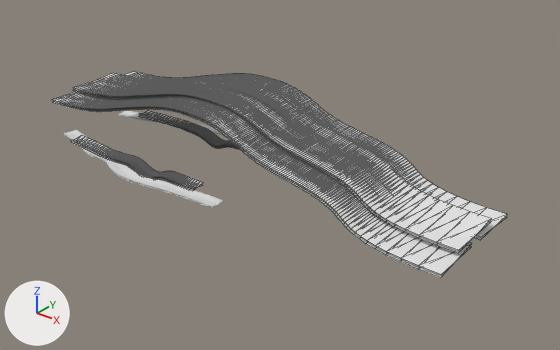
Two versions of the glTF model su7/models/gltf/wind_line.glb, one commit apart.
One viewpoint serves both versions: a 50 mm camera at (5.42, -6.25, 4.07) aimed at (0.37, 0.06, 0.16). Lighting does not change. The marker at lower left points along +X, +Y and +Z. Mesh edges are drawn as thin lines on the coarser meshes. Where no turn or scale is listed for an object, it has been applied to the vertices.

Before the edit, the objects in view are built like this:
```python
me_nurbs_路径_004 = bpy.data.meshes.new('NURBS 路径.004')
me_nurbs_路径_004.from_pydata(...)  # 768 vertices, 764 faces; spans x -9.4..10.2, y -0.6..0.6, z 0.5..3.3
me_nurbs_路径_005 = bpy.data.meshes.new('NURBS 路径.005')
me_nurbs_路径_005.from_pydata(...)  # 768 vertices, 764 faces; spans x -9.3..10.3, y 0.8..2.2, z 0.5..3.5
me_nurbs_路径_006 = bpy.data.meshes.new('NURBS 路径.006')
me_nurbs_路径_006.from_pydata(...)  # 768 vertices, 764 faces; spans x -9.4..10.3, y -2.3..-0.8, z 0.5..3.5
me_nurbs_路径_008 = bpy.data.meshes.new('NURBS 路径.008')
me_nurbs_路径_008.from_pydata(...)  # 960 vertices, 952 faces; spans x -2.74..0.23, y -0.94..0.94, z -0.01..0.01
ob_wind_line_2 = bpy.data.objects.new('wind_line_2', me_nurbs_路径_008)
ob_wind_line_2.location = (-0.082, -0.02, 0.038)
ob_wind_line_3 = bpy.data.objects.new('wind_line_3', me_nurbs_路径_004)
ob_wind_line_3.location = (-0.082, -0.02, 0.115)
ob_wind_line_3.scale = (0.286, 0.609, 0.286)
ob_wind_line_4 = bpy.data.objects.new('wind_line_4', me_nurbs_路径_005)
ob_wind_line_4.location = (-0.082, -0.3, 0.038)
ob_wind_line_4.scale = (0.286, 0.441, 0.286)
ob_wind_line_5 = bpy.data.objects.new('wind_line_5', me_nurbs_路径_006)
ob_wind_line_5.location = (-0.082, 0.219, 0.038)
ob_wind_line_5.scale = (0.286, 0.402, 0.286)
# also in view: 'wind_line_1' at (-1.39, -0.02, 0.02)
```
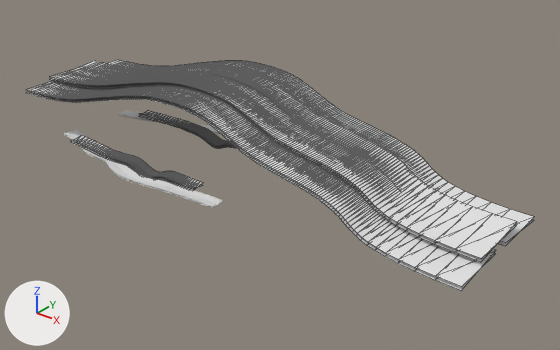
Changed parts and their boxes (x1, y1, x2, y2) in the pictures (560 x 350 px):
'wind_line_3', moved, rescaled (12% wider, 12% taller)
    before: (73, 73, 491, 253)
    after: (50, 61, 517, 262)
'wind_line_5', moved, rescaled (12% wider, 13% taller)
    before: (53, 89, 472, 278)
    after: (26, 77, 496, 291)
'wind_line_4', moved, rescaled (11% wider, 11% taller)
    before: (125, 72, 508, 240)
    after: (107, 60, 534, 246)

Patch to the scene script:
```diff
--- a/su7/models/gltf/wind_line.glb.py
+++ b/su7/models/gltf/wind_line.glb.py
@@ ob_wind_line_3 @@
 ob_wind_line_3 = bpy.data.objects.new('wind_line_3', me_nurbs_路径_004)
-ob_wind_line_3.location = (-0.082, -0.02, 0.115)
-ob_wind_line_3.scale = (0.286, 0.609, 0.286)
+ob_wind_line_3.location = (-0.192, -0.019, 0.121)
+ob_wind_line_3.scale = (0.321, 0.683, 0.321)
@@ ob_wind_line_4 @@
 ob_wind_line_4 = bpy.data.objects.new('wind_line_4', me_nurbs_路径_005)
-ob_wind_line_4.location = (-0.082, -0.3, 0.038)
-ob_wind_line_4.scale = (0.286, 0.441, 0.286)
+ob_wind_line_4.location = (-0.192, -0.332, 0.035)
+ob_wind_line_4.scale = (0.321, 0.495, 0.321)
@@ ob_wind_line_5 @@
 ob_wind_line_5 = bpy.data.objects.new('wind_line_5', me_nurbs_路径_006)
-ob_wind_line_5.location = (-0.082, 0.219, 0.038)
-ob_wind_line_5.scale = (0.286, 0.402, 0.286)
+ob_wind_line_5.location = (-0.192, 0.25, 0.035)
+ob_wind_line_5.scale = (0.321, 0.451, 0.321)
```
